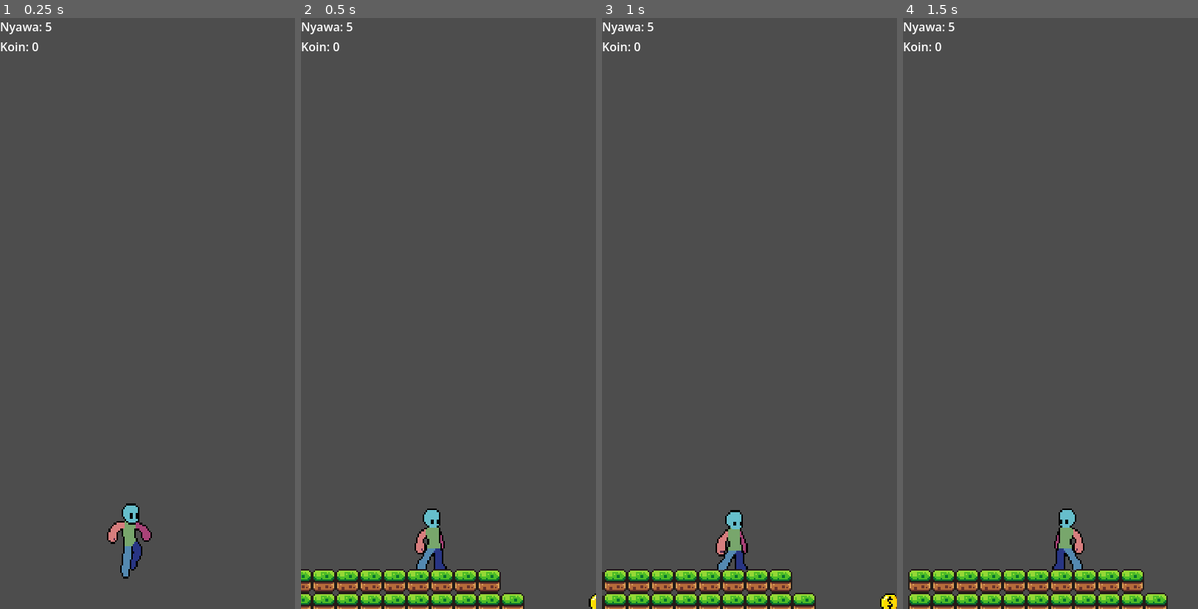
Above: before the commit, frames 1-4 (left to right).
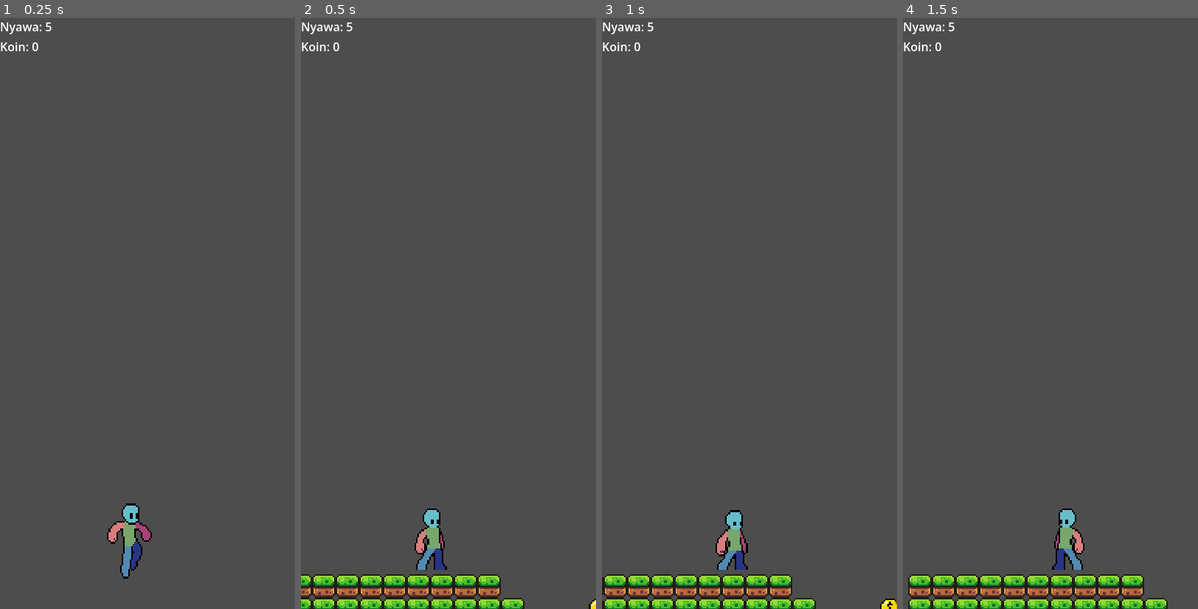
Above: after the commit, the same moments.

Repository: DWsatrya/tugas-dewa-satrya
Game: Godot game, scene res://main.tscn
Same seed, same stepped clock (60 frames per second), same inputs: the game is played once before the commit and once after it.
Inputs:
- Up to frame 1 (0.25 s): no input
- Up to frame 2 (0.5 s): no input
- Up to frame 3 (1 s): tap D (jalan_kanan) at 0.6 s
- Up to frame 4 (1.5 s): tap A (jalan_kiri) at 1.35 s

Frame 1 is identical in both runs. In frame 2, 4.1% of the frame differs, in the area x 0-100%, y 93-100%; in frame 3, 4.0%; in frame 4, 4.8%, in the area x 1-90%, y 93-100%.

Commit message:
koin commit

Diff:
--- a/Enemy.tscn
+++ b/Enemy.tscn
@@ -99,7 +99,7 @@
 size = Vector2(18, 12)
 
 [sub_resource type="RectangleShape2D" id="RectangleShape2D_2hac7"]
-size = Vector2(10.625001, 7.25)
+size = Vector2(11.562504, 7.5000024)
 
 [node name="Enemy" type="CharacterBody2D" unique_id=1426752337]
 scale = Vector2(2, 2)
@@ -119,8 +119,8 @@
 scale = Vector2(1.6, 1.6)
 
 [node name="CollisionShape2D" type="CollisionShape2D" parent="Area2D" unique_id=33882299]
-position = Vector2(0.3124995, 5.4999986)
-scale = Vector2(0.99999976, 0.99999976)
+position = Vector2(-0.15625058, 5.624999)
+scale = Vector2(0.99999946, 0.99999946)
 shape = SubResource("RectangleShape2D_2hac7")
 
 [connection signal="body_entered" from="Area2D" to="." method="_on_area_2d_body_entered"]
--- a/player.tscn
+++ b/player.tscn
@@ -207,8 +207,8 @@
 }]
 
 [sub_resource type="CapsuleShape2D" id="CapsuleShape2D_hiqhm"]
-radius = 24.0
-height = 56.0
+radius = 18.0
+height = 68.0
 
 [node name="Player" type="CharacterBody2D" unique_id=503546011 groups=["player"]]
 script = ExtResource("1_hqtel")
@@ -218,11 +218,11 @@
 position = Vector2(4.2500067, 43.46847)
 scale = Vector2(1.5585939, 1.8623741)
 sprite_frames = SubResource("SpriteFrames_efrwb")
-animation = &"walk"
+animation = &"jump"
 autoplay = "idle"
 
 [node name="CollisionShape2D" type="CollisionShape2D" parent="." unique_id=1708303]
-position = Vector2(7, 68)
+position = Vector2(5, 67)
 shape = SubResource("CapsuleShape2D_hiqhm")
 
 [node name="Health" type="Node" parent="." unique_id=681018567]
Not shown: 1 places in Enemy.tscn that only renumber resources
